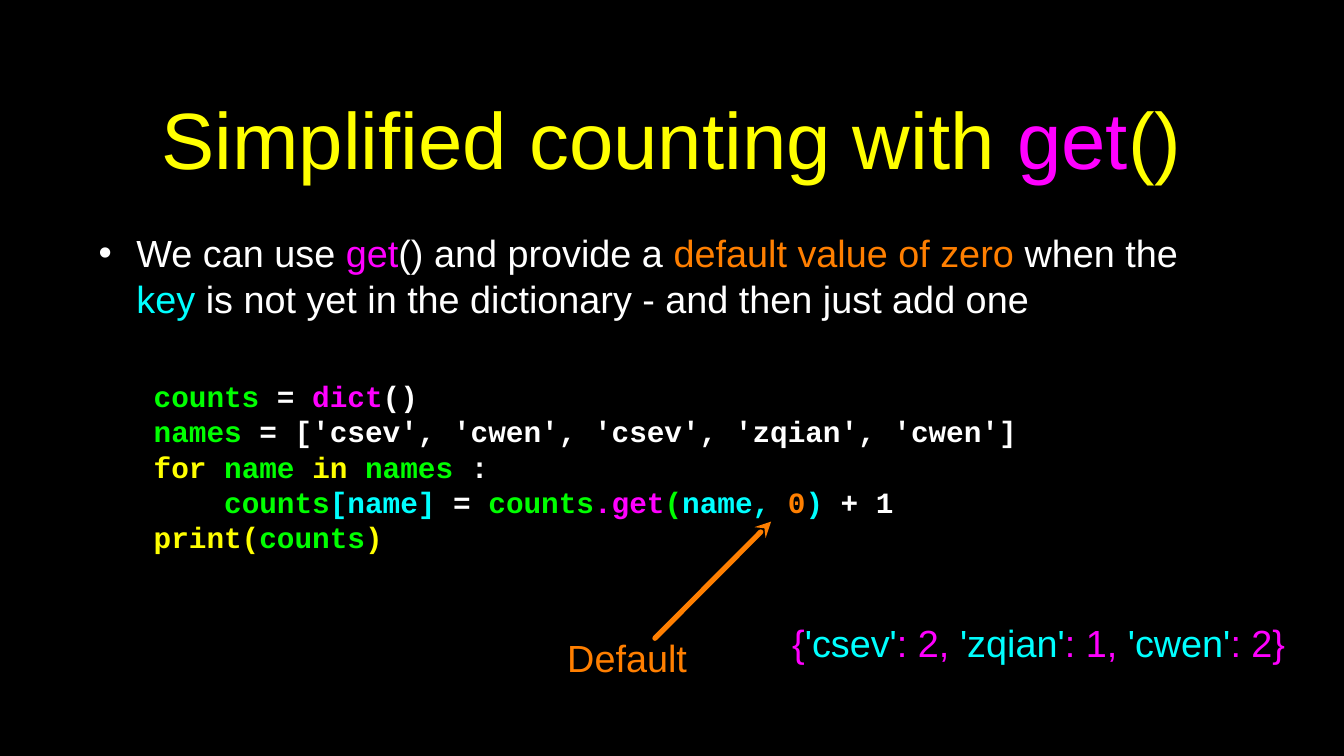
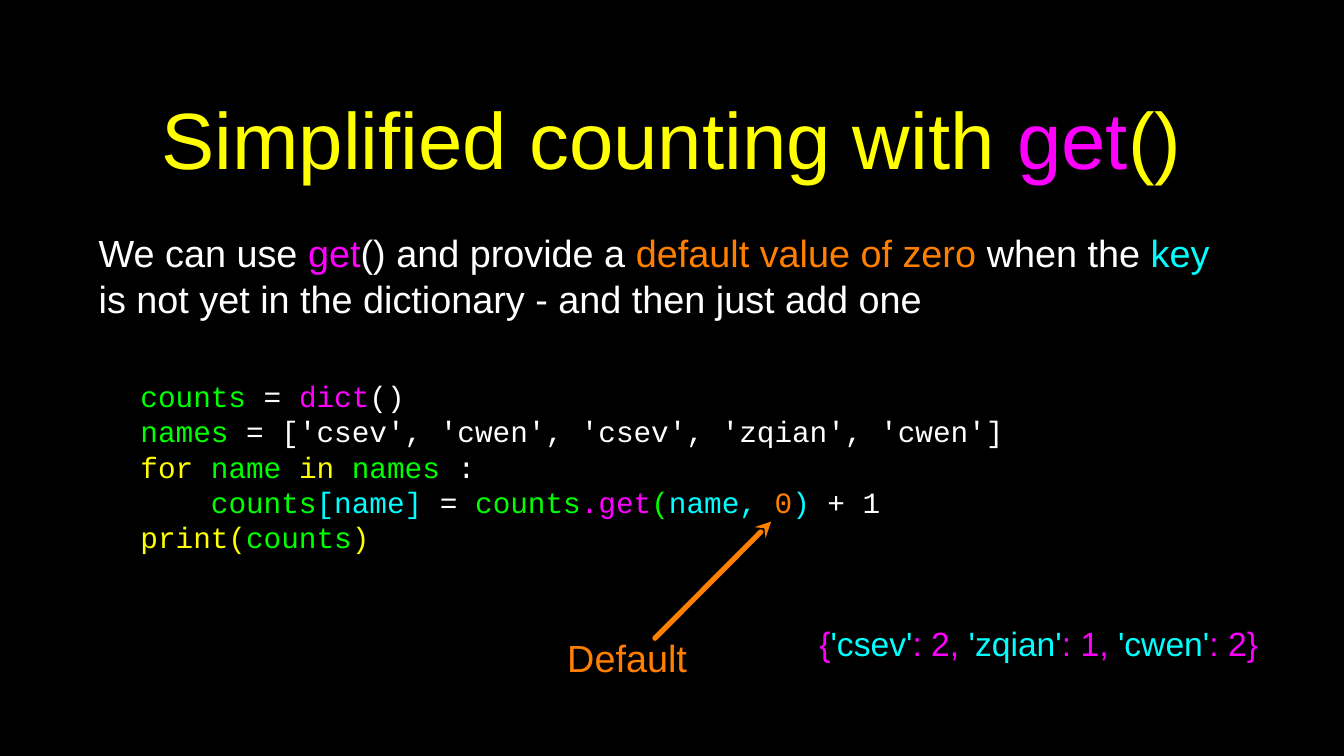
Before and after one commit to csev/py4e, a slide deck: slide 18 of lectures3/Pythonlearn-09-Dictionaries.pptx (slide 20 before the commit). Drawn at 1344x756 pixels with LibreOffice and Linux fonts; fonts in the diff are those of the drawing. Boxes give left, top, right and bottom in pixels: in the first picture for what was removed or moved away, otherwise in the second. Text is boxed around its words. In the diff, an @@ line names an element or a change of style, - is before the commit and + after.

```diff
--- a/lectures3/Pythonlearn-09-Dictionaries.pptx
+++ b/lectures3/Pythonlearn-09-Dictionaries.pptx
@@ text "We can use get() and ..." at box(99, 239, 1210, 320): bullet • to none @@
@@ text "counts = dict()": place and size @@
-text "counts = dict()" at box(154, 386, 1016, 554)
+text "counts = dict()" at box(140, 386, 1003, 554)
@@ text "counts = dict()" at box(140, 386, 1003, 554): bold off @@
@@ text "{'csev': 2, 'zqian': 1, 'cwen': ..." at box(819, 631, 1258, 663): size 36 to 32 pt @@
```
Also in this commit, not shown: 19 other slides changed, 2 slides removed.
